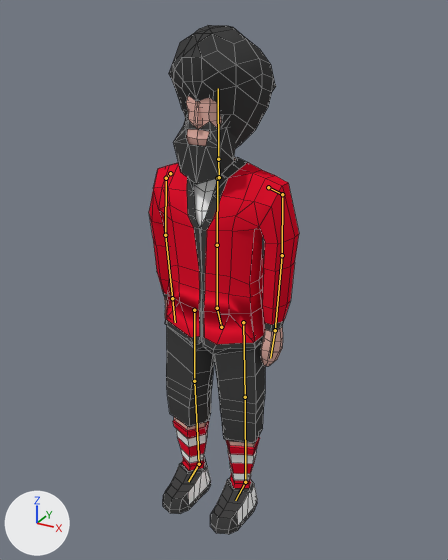
Before and after pictures for a commit that changed the Blender file Project_Golf/Assets/Blends/Char/char.blend.
Rendered twice from a 50 mm lens placed at (11.51, -20.42, 19.26), pointed at (0.17, 0.19, 8.96). Lighting does not change. The marker at lower left points along +X, +Y and +Z. Both versions are drawn at frame 0 of the action 'Walk'; the numbers are the values there. The bones that bend it are drawn over the model as lines. Mesh edges are drawn as thin lines.
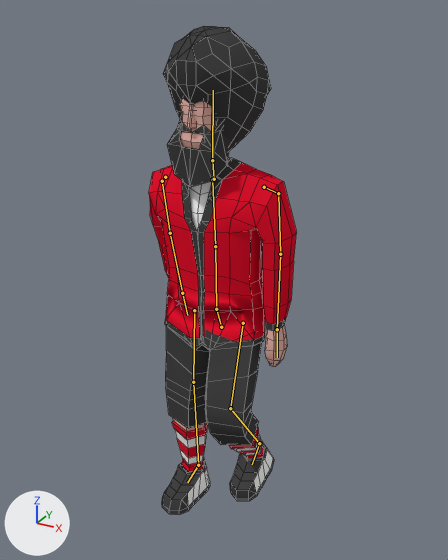
Where the change shows, as pixel boxes (x1, y1, x2, y2) in the pictures (448 x 560 px):
'Cube', posed: before (149, 25, 299, 534); after (149, 26, 297, 515)
bone 'All', root to tip: before (221, 327) to (217, 308); after (221, 327) to (216, 309)
bone 'Body_Lower.001', root to tip: before (217, 245) to (217, 178); after (215, 246) to (212, 179)
bone 'Head', root to tip: before (218, 159) to (218, 88); after (212, 160) to (213, 90)
bone 'Hand_L', root to tip: before (275, 330) to (270, 358); after (277, 329) to (277, 357)
bone 'Arm_Upper_R', root to tip: before (166, 178) to (165, 235); after (162, 181) to (170, 233)
bone 'Arm_Lower_R', root to tip: before (165, 235) to (172, 298); after (170, 233) to (182, 293)
bone 'Leg_Upper_L', root to tip: before (243, 322) to (245, 397); after (243, 323) to (230, 408)
bone 'Leg_Lower_L', root to tip: before (245, 397) to (245, 482); after (230, 408) to (259, 443)
bone 'Feet_L', root to tip: before (245, 482) to (235, 500); after (259, 443) to (252, 464)
bone 'Leg_Upper_R', root to tip: before (194, 310) to (194, 381); after (194, 310) to (193, 382)
bone 'Leg_Lower_R', root to tip: before (194, 381) to (199, 464); after (193, 382) to (198, 465)

The change in detail:
Bone 'All' (bone_all) turns from (0, 0, 0) to (0, 0, 2) degrees about its own x, y and z.
Bone 'Body_Lower.001' (bone_body_lower_001) turns from (0, 0, 0) to (0, 0, -2) degrees about its own x, y and z.
Bone 'Head' (bone_head) turns from (0, 0, 0) to (4, 0, 0) degrees about its own x, y and z.
Bone 'Hand_L' (bone_hand_l) turns from (-7, 1, 7) to (-11, 2, 10) degrees about its own x, y and z.
Bone 'Arm_Upper_R' (bone_arm_upper_r) turns from (-4, -8, -59) to (6, -8, -61) degrees about its own x, y and z.
Bone 'Arm_Lower_R' (bone_arm_lower_r) turns from (-1, 0, 5) to (3, 0, 6) degrees about its own x, y and z.
Bone 'Leg_Upper_L' (bone_leg_upper_l) turns from (0, 0, 0) to (22, -1, 1) degrees about its own x, y and z.
Bone 'Leg_Lower_L' (bone_leg_lower_l) turns from (0, 0, 0) to (4, 2, -55) degrees about its own x, y and z.
Bone 'Feet_L' (bone_feet_l) turns from (0, 0, 0) to (2, 0, 10) degrees about its own x, y and z.
Bone 'Leg_Upper_R' (bone_leg_upper_r) turns from (0, 0, 0) to (3, 0, 0) degrees about its own x, y and z.
Bone 'Leg_Lower_R' (bone_leg_lower_r) turns from (0, 0, 0) to (0, 0, -1) degrees about its own x, y and z.
